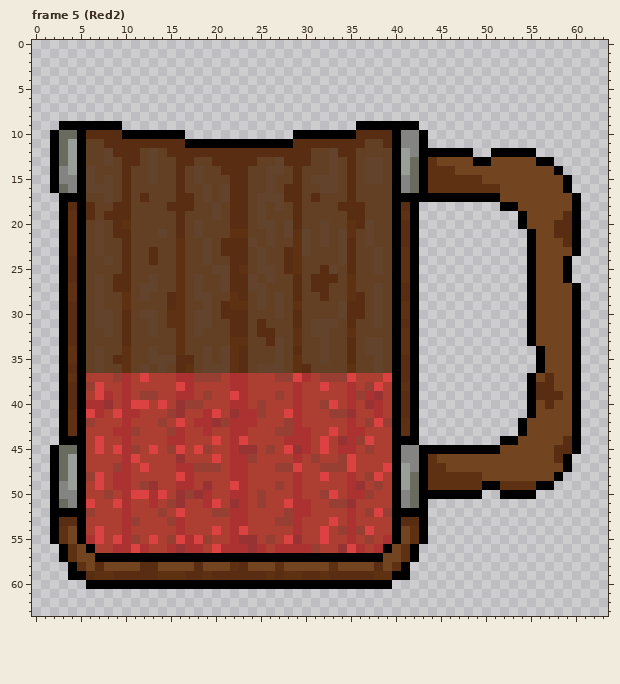
Pixel-art file, stored at assets/models/mug/cut_mug.ase. Above, as it was before the edit.
64x64 pixels, 27 frames. Colours within 5 levels of each other are drawn and written as one. Shown: frame 5 (Red2). The commit also changed other frames, which this record leaves out.
The result:
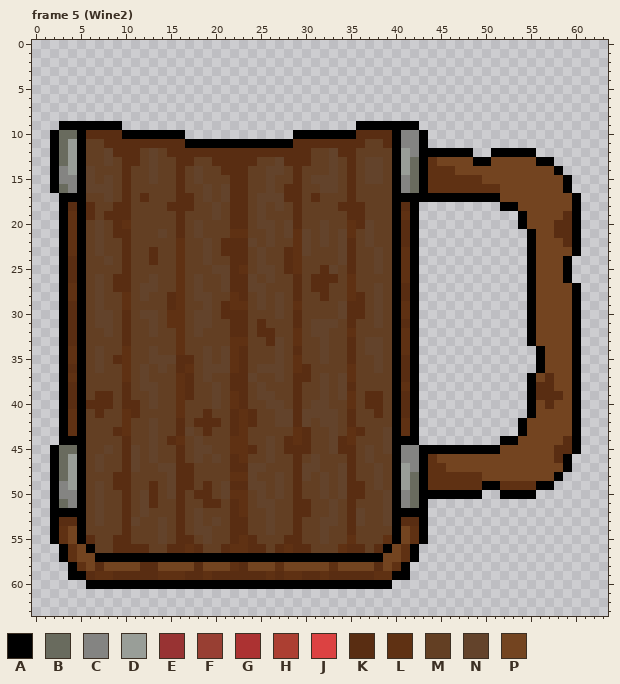
Palette (. is transparent): A #000000  B #696b5e  C #848482  D #999e98  E #983333  F #983f33  G #ac3232  H #ac3f32  J #dc4242  K #592d12  L #5f3113  M #633f23  N #63432b  P #734420
Edits made:
Changed rows in their new state; - is an unchanged pixel.
Frame 5 (Wine2), layer "RedLiquid":
first column x 6:
37 MMMMLMNMMMLKMNMMKKNMMNMKKMNMNLMMMM
38 MMMMKMNNMMLKMMNMKKMNMMMKMMNMNKMMMM
39 MKKMKMMNMMLKMMNMLKMNNMMKMMNMNLMKKM
40 KKKMKKMNMMLMMMNMLKMMNNMKMNNMMLMKKM
41 MKMMLKMMMMLMMKMMKLKMMNNKNNNNMKMMKM
42 MMMMLMMNMMKMKKKMKLKMMNNKNMNNMKMMMM
43 MMMKLMMNMMKNMKMMKLMMMMMLKMMNMLKMMN
44 MMMMKMMNMKLMNMMMLLMMNMKLKMMNKLMMMN
45 MMNMKNMNMMKMNNMMLLKMNMKKKMMNKKMNMN
46 MNMMKNMNMMKMNMNMKLMMNMMKMNMMMKMNMM
47 MNMMKNMMNNKKMMMMKKNNMMMKNNMMNKMMNM
48 MMMKKMMMMNKKMMMMLLNMMNMKNMNMNKMMNM
49 MNMKKMMKMNKKMKMNKKNNMNMKMMNMNKKMNM
50 MNMMKMNKMNKMKKMNLLMNMNMKMMNMNKKMMN
51 MNMMKMNKMMKMMKKMKLMNNMMKKMMNMKMMMN
52 MNMMKMNMMMKMNMMMKLMMNMMKKMMNMKNMMN
53 MNMMKNMMNMKMNMNMKKMMNMMKMMNNMKNMMN
54 MMMMKMMMNMKMNNMMKKMMNMMKMMNMMKMMMM
55 KMMKKMMMNMKKMNMMKLKMMMKKMMNMMLMMML
56 -MMKKKKMMKKLKMMKLLKKMKLKKMMMLKKMK-
Pixel boxes of the changes (left, top, right, bottom) in both pictures:
changed: (86, 373, 392, 553)
